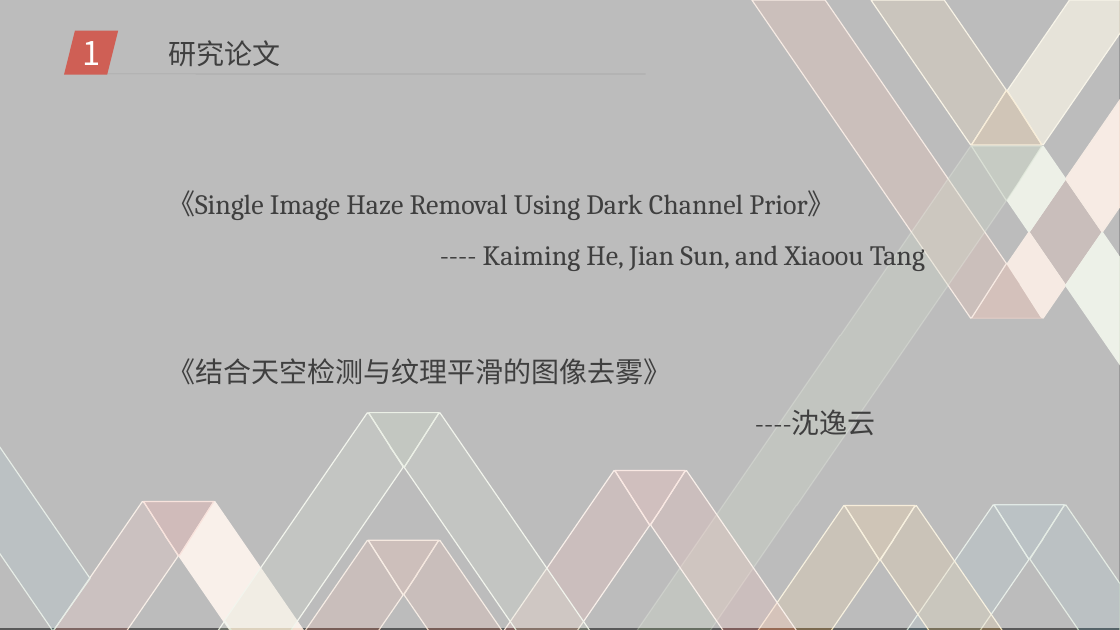
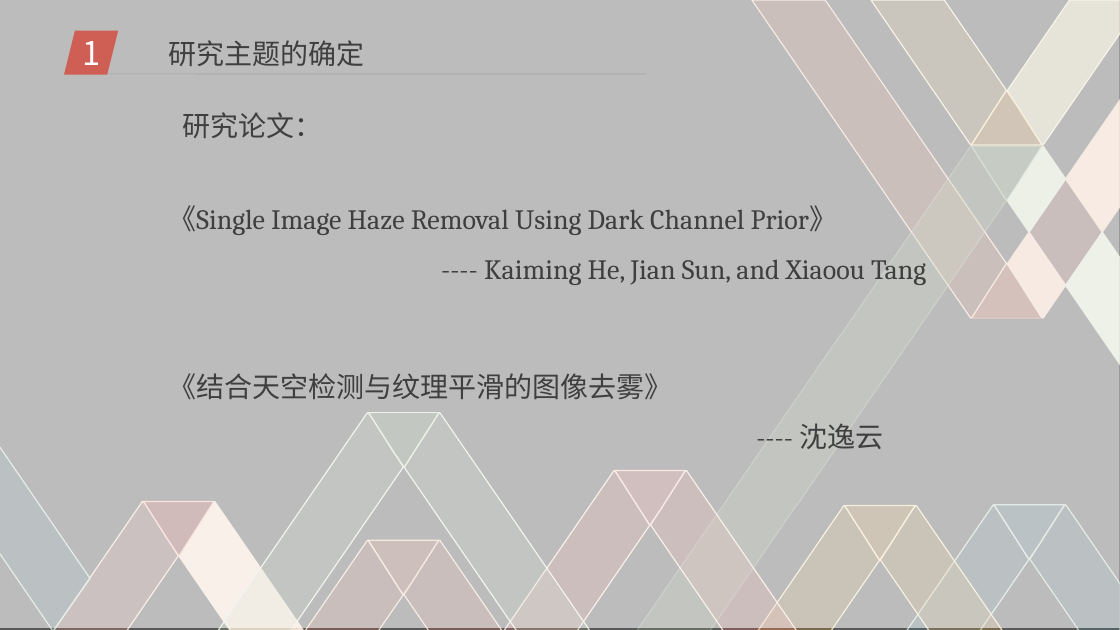
Before and after one commit to DigitalMedia2017-20/Mid-term, a slide deck: slide 5 of pre.ppt. Drawn at 1120x630 pixels with LibreOffice and Linux fonts; fonts in the diff are those of the drawing; background and template pictures are left out. Boxes give left, top, right and bottom in pixels: in the first picture for what was removed or moved away, otherwise in the second. Text is boxed around its words. In the diff, an @@ line names an element or a change of style, - is before the commit and + after.

Commit message:
ppt 2.2

```diff
--- a/pre.ppt
+++ b/pre.ppt
@@ text at [168, 40, 364, 66]: text changed @@
-研究论文
+研究主题的确定
@@ text added at [183, 112, 323, 138], 24 pt, text #3F3F3F @@
+研究论文：
@@ text "《Single Image Haze Removal Using ...": place and size @@
-text "《Single Image Haze Removal Using ..." at [167, 190, 925, 435]
+text "《Single Image Haze Removal Using ..." at [168, 205, 926, 449]
@@ text at [799, 423, 883, 449]: spaces changed @@
-----沈逸云
+---- 沈逸云
```
Also in this commit, not shown: 4 other slides changed.
